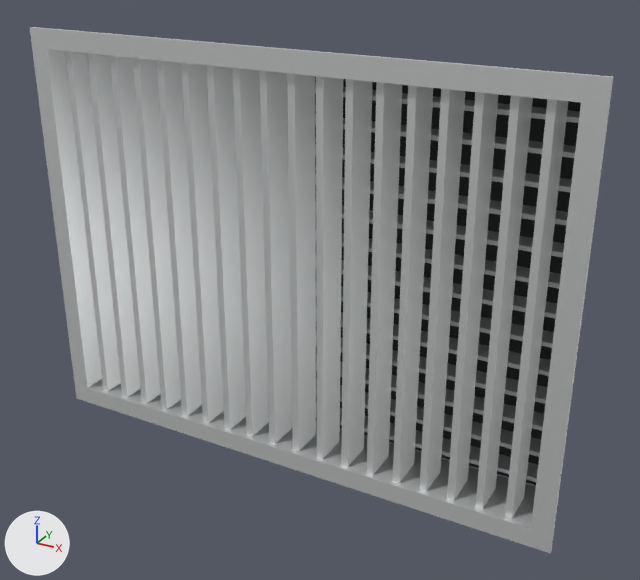
One commit to the glTF model STAIANO-3D/public/models/ecoclima/eba/ecoclima-eba-400x300.glb: the scene before it, then after it.
One viewpoint serves both versions: a 50 mm camera at (0.289, -0.467, 0.231) aimed at (0.018, 0.026, -0.015). The axes (+X, +Y, +Z) are drawn at lower left. The lights are the same throughout. The first picture is the older version.
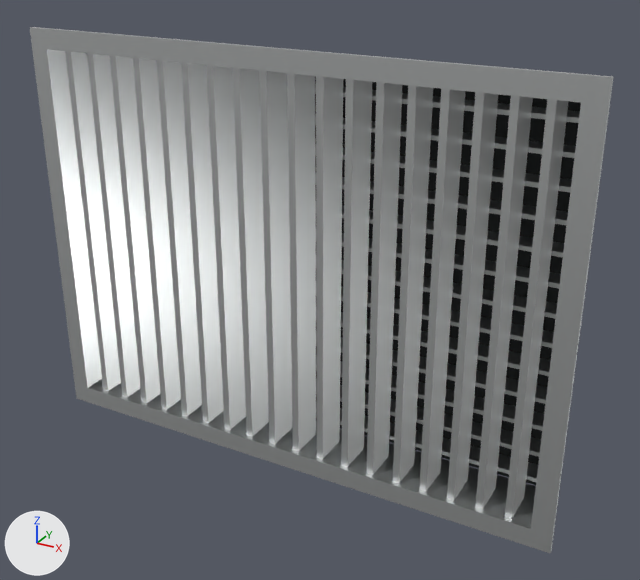
The change, as JSON lines over the scene's bpy script:
```json
{"op": "set", "path": "mat_profile_metallo.metallic", "old": "0.55", "new": "0.95"}
{"op": "set", "path": "mat_profile_metallo.roughness", "old": "0.42", "new": "0.36"}
```

What differs and where, as boxes [x1, y1, x2, y2] in the pictures (640 x 580 px):
```json
{"object": "Profile_cornice.004", "change": "surface changed", "before": [30, 27, 613, 105], "after": [30, 27, 613, 105]}
{"object": "Profile_cornice.007", "change": "surface changed", "before": [531, 103, 610, 536], "after": [531, 103, 610, 536]}
{"object": "Profile_aletta_verticale.032", "change": "surface changed", "before": [287, 73, 316, 451], "after": [287, 73, 316, 451]}
{"object": "Profile_aletta_verticale.031", "change": "surface changed", "before": [259, 71, 292, 444], "after": [259, 71, 292, 444]}
{"object": "Profile_cornice.005", "change": "surface changed", "before": [75, 384, 554, 553], "after": [75, 384, 554, 553]}
{"object": "Profile_aletta_verticale.030", "change": "surface changed", "before": [233, 68, 269, 437], "after": [233, 68, 269, 437]}
{"object": "Profile_aletta_verticale.037", "change": "surface changed", "before": [419, 89, 465, 491], "after": [419, 89, 465, 491]}
{"object": "Profile_aletta_verticale.029", "change": "surface changed", "before": [206, 65, 246, 430], "after": [206, 65, 246, 430]}
{"object": "Profile_aletta_verticale.038", "change": "surface changed", "before": [447, 92, 499, 500], "after": [447, 92, 499, 500]}
{"object": "Profile_aletta_verticale.039", "change": "surface changed", "before": [476, 96, 533, 510], "after": [476, 96, 533, 510]}
{"object": "Profile_aletta_verticale.028", "change": "surface changed", "before": [181, 63, 224, 423], "after": [181, 63, 224, 423]}
{"object": "Profile_aletta_verticale.040", "change": "surface changed", "before": [505, 99, 568, 519], "after": [505, 99, 568, 519]}
{"object": "Profile_aletta_verticale.027", "change": "surface changed", "before": [157, 60, 202, 416], "after": [157, 60, 202, 416]}
{"object": "Profile_aletta_verticale.026", "change": "surface changed", "before": [133, 58, 181, 410], "after": [133, 58, 181, 410]}
{"object": "Profile_aletta_verticale.025", "change": "surface changed", "before": [110, 56, 161, 403], "after": [110, 56, 161, 403]}
{"object": "Profile_aletta_verticale.024", "change": "surface changed", "before": [87, 53, 141, 397], "after": [87, 53, 141, 397]}
{"object": "Profile_aletta_verticale.023", "change": "surface changed", "before": [65, 51, 121, 391], "after": [65, 51, 121, 391]}
{"object": "Profile_cornice.006", "change": "surface changed", "before": [32, 48, 90, 388], "after": [32, 48, 90, 388]}
{"object": "Profile_ritorno.005", "change": "surface changed", "before": [91, 379, 536, 526], "after": [91, 379, 536, 526]}
{"object": "Profile_ritorno.006", "change": "surface changed", "before": [50, 50, 102, 386], "after": [50, 50, 102, 386], "on screen": "lighter"}
{"object": "Profile_aletta_orizzontale.008", "change": "surface changed", "before": [316, 402, 538, 482], "after": [316, 402, 538, 482]}
{"object": "Profile_aletta_orizzontale.009", "change": "surface changed", "before": [316, 379, 541, 457], "after": [316, 379, 541, 457]}
{"object": "Profile_aletta_orizzontale.010", "change": "surface changed", "before": [316, 355, 544, 431], "after": [316, 355, 544, 431]}
{"object": "Profile_aletta_orizzontale.011", "change": "surface changed", "before": [316, 337, 547, 404], "after": [316, 337, 547, 404]}
{"object": "Profile_aletta_orizzontale.012", "change": "surface changed", "before": [341, 312, 551, 376], "after": [341, 312, 551, 376]}
{"object": "Profile_aletta_orizzontale.013", "change": "surface changed", "before": [341, 286, 554, 348], "after": [341, 286, 554, 348]}
{"object": "Profile_aletta_orizzontale.014", "change": "surface changed", "before": [341, 260, 557, 319], "after": [341, 260, 557, 319]}
{"object": "Profile_aletta_orizzontale.015", "change": "surface changed", "before": [342, 233, 561, 288], "after": [342, 233, 561, 288]}
{"object": "Profile_aletta_orizzontale.016", "change": "surface changed", "before": [342, 205, 564, 257], "after": [342, 205, 564, 257]}
{"object": "Profile_aletta_orizzontale.017", "change": "surface changed", "before": [315, 173, 568, 226], "after": [315, 173, 568, 226]}
{"object": "Profile_aletta_orizzontale.018", "change": "surface changed", "before": [315, 144, 572, 192], "after": [315, 144, 572, 192]}
{"object": "Profile_aletta_orizzontale.019", "change": "surface changed", "before": [315, 114, 576, 158], "after": [315, 114, 576, 158]}
```
